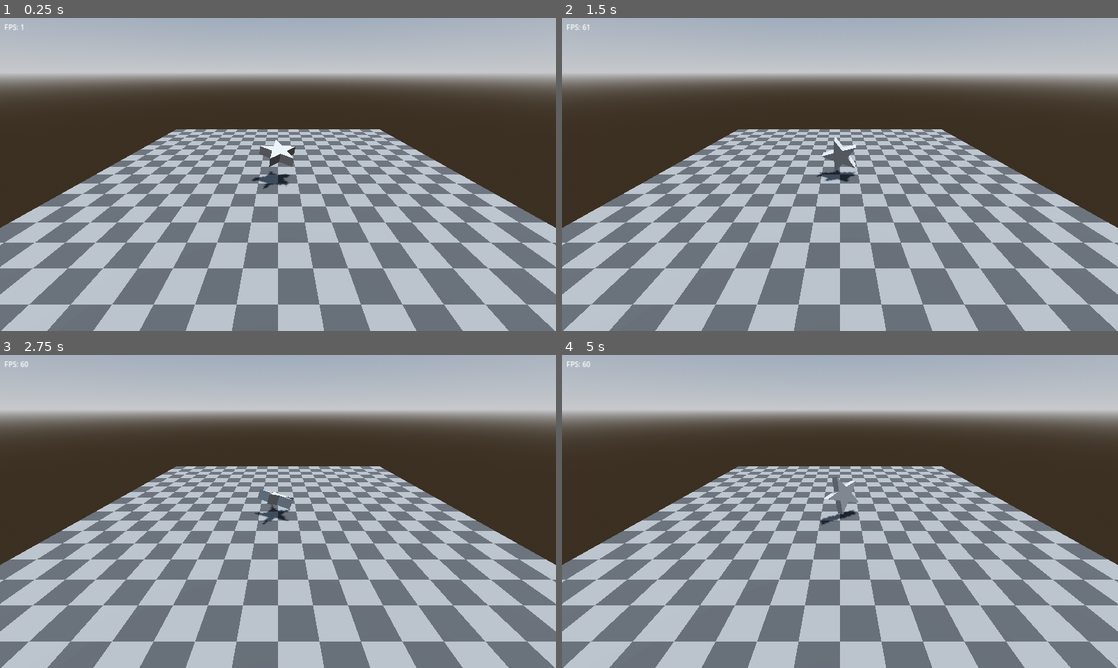
Above: before the commit, frames 1-4 (two rows, left to right).
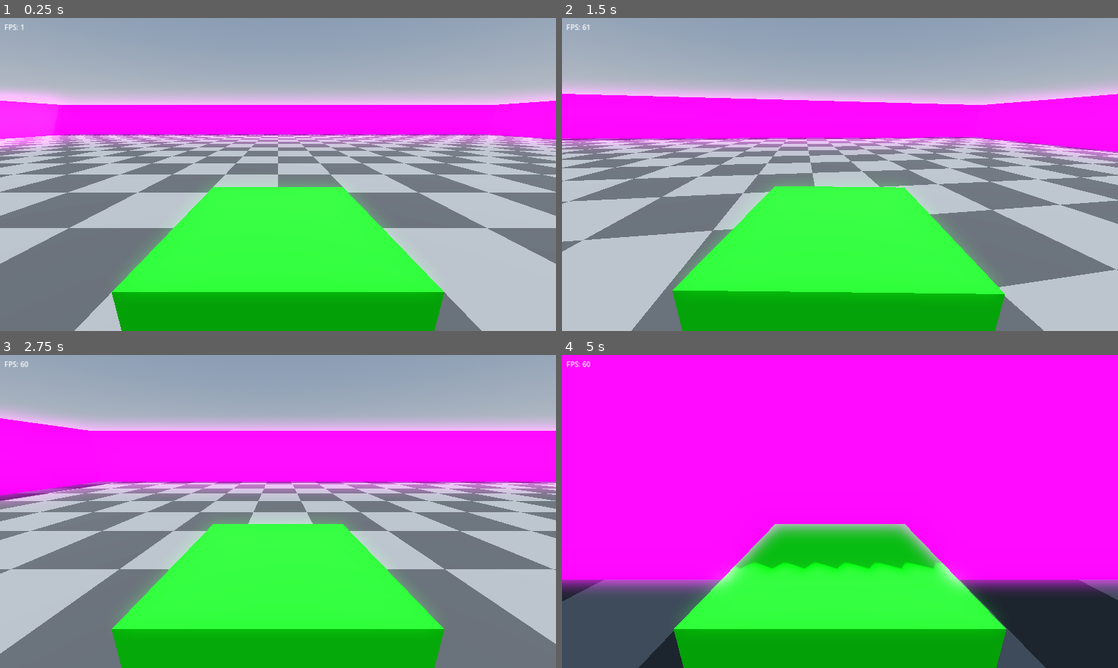
Above: after the commit, the same moments.

Repository: gundalow/snake
Game: Godot game, scene res://scenes/main/main.tscn
Two runs of this game, one before a commit and one after it. Both use one fixed random seed, a clock stepped at 60 frames per second and the inputs below.
Inputs:
- Up to frame 1 (0.25 s): no input
- Up to frame 2 (1.5 s): hold D (turn_right, bound only after the commit) 0.53-1.28 s; tap C (toggle_camera, bound only after the commit) at 0.6, 1.35 s; hold A (turn_left, bound only after the commit) from 1.28 s (still down)
- Up to frame 3 (2.75 s): release A (turn_left, bound only after the commit) at 2.03 s; hold D (turn_right, bound only after the commit) from 2.03 s (still down); tap C (toggle_camera, bound only after the commit) at 2.1 s
- Up to frame 4 (5 s): tap C (toggle_camera, bound only after the commit) at 2.85, 3.6, 4.35 s; release D (turn_right, bound only after the commit) at 3.53 s; hold A (turn_left, bound only after the commit) from 3.53 s (still down); tap R (restart, bound only after the commit) at 4.15 s

The runs differ from the first frame. In frame 1, 79% of the frame differs, in the area x 0-100%, y 2-100%; in frame 2, 79%; in frame 3, 80%; in frame 4, 100%, in the area x 0-100%, y 0-100%.
Error after the commit: Invalid call. Nonexistent function 'is_action_just_pressed' in base 'InputEventKey'. (res://scripts/core/CameraManager.gd:7)

Commit message:
feat: complete Milestone 1 - foundation, inputs, and dual-camera system
- Set up Input Map (turn_left, turn_right, toggle_camera, restart, quit).
- Create SnakeHead scene with RiderCam and basic 90-degree snap turning.
- Implement CameraManager for toggling between Rider and Overhead cameras.
- Expand environment to 30x30 with glowing boundary walls.
- Update validate.py with new project structure and input checks.

Diff:
--- a/project.godot
+++ b/project.godot
@@ -14,6 +14,36 @@
 run/main_scene="res://scenes/main/main.tscn"
 config/features=PackedStringArray("4.3", "Forward Plus")
 
+[input]
+
+turn_left={
+"deadzone": 0.5,
+"events": [Object(InputEventKey,"resource_local_to_scene":false,"resource_name":"","device":-1,"window_id":0,"alt_pressed":false,"shift_pressed":false,"ctrl_pressed":false,"meta_pressed":false,"pressed":false,"keycode":0,"physical_keycode":65,"key_label":0,"unicode":97,"location":0,"echo":false,"script":null)
+, Object(InputEventKey,"resource_local_to_scene":false,"resource_name":"","device":-1,"window_id":0,"alt_pressed":false,"shift_pressed":false,"ctrl_pressed":false,"meta_pressed":false,"pressed":false,"keycode":0,"physical_keycode":4194319,"key_label":0,"unicode":0,"location":0,"echo":false,"script":null)
+]
+}
+turn_right={
+"deadzone": 0.5,
+"events": [Object(InputEventKey,"resource_local_to_scene":false,"resource_name":"","device":-1,"window_id":0,"alt_pressed":false,"shift_pressed":false,"ctrl_pressed":false,"meta_pressed":false,"pressed":false,"keycode":0,"physical_keycode":68,"key_label":0,"unicode":100,"location":0,"echo":false,"script":null)
+, Object(InputEventKey,"resource_local_to_scene":false,"resource_name":"","device":-1,"window_id":0,"alt_pressed":false,"shift_pressed":false,"ctrl_pressed":false,"meta_pressed":false,"pressed":false,"keycode":0,"physical_keycode":4194321,"key_label":0,"unicode":0,"location":0,"echo":false,"script":null)
+]
+}
+toggle_camera={
+"deadzone": 0.5,
+"events": [Object(InputEventKey,"resource_local_to_scene":false,"resource_name":"","device":-1,"window_id":0,"alt_pressed":false,"shift_pressed":false,"ctrl_pressed":false,"meta_pressed":false,"pressed":false,"keycode":0,"physical_keycode":67,"key_label":0,"unicode":99,"location":0,"echo":false,"script":null)
+]
+}
+restart={
+"deadzone": 0.5,
+"events": [Object(InputEventKey,"resource_local_to_scene":false,"resource_name":"","device":-1,"window_id":0,"alt_pressed":false,"shift_pressed":false,"ctrl_pressed":false,"meta_pressed":false,"pressed":false,"keycode":0,"physical_keycode":82,"key_label":0,"unicode":114,"location":0,"echo":false,"script":null)
+]
+}
+quit={
+"deadzone": 0.5,
+"events": [Object(InputEventKey,"resource_local_to_scene":false,"resource_name":"","device":-1,"window_id":0,"alt_pressed":false,"shift_pressed":false,"ctrl_pressed":false,"meta_pressed":false,"pressed":false,"keycode":0,"physical_keycode":4194305,"key_label":0,"unicode":0,"location":0,"echo":false,"script":null)
+]
+}
+
 [display]
 
 window/size/viewport_width=1280
--- /dev/null
+++ b/scenes/main/SnakeHead.tscn
@@ -0,0 +1,28 @@
+[gd_scene load_steps=5 format=3 uid="uid://d3k8v8l8j8x7y"]
+
+[ext_resource type="Script" path="res://scripts/core/SnakeHead.gd" id="1_snake_head"]
+
+[sub_resource type="BoxMesh" id="BoxMesh_head"]
+size = Vector3(1, 1, 1)
+
+[sub_resource type="StandardMaterial3D" id="StandardMaterial3D_head"]
+albedo_color = Color(0, 1, 0, 1)
+
+[sub_resource type="BoxShape3D" id="BoxShape_head"]
+size = Vector3(0.9, 0.9, 0.9)
+
+[node name="SnakeHead" type="Node3D"]
+script = ExtResource("1_snake_head")
+
+[node name="MeshInstance3D" type="MeshInstance3D" parent="."]
+mesh = SubResource("BoxMesh_head")
+surface_material_override/0 = SubResource("StandardMaterial3D_head")
+
+[node name="RiderCam" type="Camera3D" parent="."]
+transform = Transform3D(1, 0, 0, 0, 0.965926, 0.258819, 0, -0.258819, 0.965926, 0, 1, 1)
+current = true
+
+[node name="HeadArea" type="Area3D" parent="."]
+
+[node name="CollisionShape3D" type="CollisionShape3D" parent="HeadArea"]
+shape = SubResource("BoxShape_head")
--- a/scenes/main/main.tscn
+++ b/scenes/main/main.tscn
@@ -1,7 +1,8 @@
-[gd_scene load_steps=10 format=3 uid="uid://c7k8v8l8j8x7y"]
+[gd_scene load_steps=12 format=3 uid="uid://c7k8v8l8j8x7y"]
 
-[ext_resource type="Script" path="res://scripts/core/Spinner.gd" id="1_spinner"]
+[ext_resource type="PackedScene" uid="uid://d3k8v8l8j8x7y" path="res://scenes/main/SnakeHead.tscn" id="1_snake_head"]
 [ext_resource type="PackedScene" uid="uid://b8y8x8l8j8x7y" path="res://scenes/ui/hud.tscn" id="2_hud"]
+[ext_resource type="Script" path="res://scripts/core/CameraManager.gd" id="3_camera_manager"]
 
 [sub_resource type="ProceduralSkyMaterial" id="ProceduralSkyMaterial_1"]
 sky_top_color = Color(0.385, 0.454, 0.55, 1)
@@ -22,7 +23,7 @@
 code = "shader_type spatial;
 
 void fragment() {
-    vec2 pos = floor(UV * 20.0);
+    vec2 pos = floor(UV * 30.0);
     float checker = mod(pos.x + pos.y, 2.0);
     ALBEDO = mix(vec3(0.2), vec3(0.4), checker);
 }"
@@ -33,7 +34,17 @@
 
 [sub_resource type="PlaneMesh" id="PlaneMesh_1"]
 material = SubResource("ShaderMaterial_checkered")
-size = Vector2(20, 20)
+size = Vector2(30, 30)
+
+[sub_resource type="StandardMaterial3D" id="StandardMaterial3D_wall"]
+albedo_color = Color(1, 0, 1, 1)
+emission_enabled = true
+emission = Color(1, 0, 1, 1)
+emission_energy_multiplier = 2.0
+
+[sub_resource type="BoxMesh" id="BoxMesh_wall"]
+material = SubResource("StandardMaterial3D_wall")
+size = Vector3(1, 2, 30)
 
 [node name="Main" type="Node3D"]
 
@@ -44,18 +55,47 @@
 transform = Transform3D(-0.866025, -0.433013, 0.25, 0, 0.5, 0.866025, -0.5, 0.75, -0.433013, 0, 0, 0)
 shadow_enabled = true
 
-[node name="Camera3D" type="Camera3D" parent="."]
-transform = Transform3D(1, 0, 0, 0, 0.894427, 0.447214, 0, -0.447214, 0.894427, 0, 5, 10)
-
 [node name="Floor" type="StaticBody3D" parent="."]
 
 [node name="MeshInstance3D" type="MeshInstance3D" parent="Floor"]
 mesh = SubResource("PlaneMesh_1")
 
-[node name="Spinner" type="CSGPolygon3D" parent="."]
-transform = Transform3D(1, 0, 0, 0, -4.37114e-08, -1, 0, 1, -4.37114e-08, 0, 1, 0)
-polygon = PackedVector2Array(1, 0, 0.3236, 0.2351, 0.309, 0.9511, -0.1236, 0.3804, -0.809, 0.5878, -0.4, 0, -0.809, -0.5878, -0.1236, -0.3804, 0.309, -0.9511, 0.3236, -0.2351)
-depth = 0.5
-script = ExtResource("1_spinner")
+[node name="SnakeHead" parent="." instance=ExtResource("1_snake_head")]
+
+[node name="OverheadCam" type="Camera3D" parent="."]
+transform = Transform3D(1, 0, 0, 0, -4.37114e-08, 1, 0, -1, -4.37114e-08, 0, 30, 0)
+
+[node name="CameraManager" type="Node" parent="." node_paths=PackedStringArray("rider_cam", "overhead_cam")]
+script = ExtResource("3_camera_manager")
+rider_cam = NodePath("../SnakeHead/RiderCam")
+overhead_cam = NodePath("../OverheadCam")
 
 [node name="HUD" parent="." instance=ExtResource("2_hud")]
+
+[node name="Walls" type="Node3D" parent="."]
+
+[node name="Wall_North" type="StaticBody3D" parent="Walls"]
+transform = Transform3D(1, 0, 0, 0, 1, 0, 0, 0, 1, 0, 1, -15.5)
+
+[node name="MeshInstance3D" type="MeshInstance3D" parent="Walls/Wall_North"]
+transform = Transform3D(-4.37114e-08, 0, -1, 0, 1, 0, 1, 0, -4.37114e-08, 0, 0, 0)
+mesh = SubResource("BoxMesh_wall")
+
+[node name="Wall_South" type="StaticBody3D" parent="Walls"]
+transform = Transform3D(1, 0, 0, 0, 1, 0, 0, 0, 1, 0, 1, 15.5)
+
+[node name="MeshInstance3D" type="MeshInstance3D" parent="Walls/Wall_South"]
+transform = Transform3D(-4.37114e-08, 0, -1, 0, 1, 0, 1, 0, -4.37114e-08, 0, 0, 0)
+mesh = SubResource("BoxMesh_wall")
+
+[node name="Wall_West" type="StaticBody3D" parent="Walls"]
+transform = Transform3D(1, 0, 0, 0, 1, 0, 0, 0, 1, -15.5, 1, 0)
+
+[node name="MeshInstance3D" type="MeshInstance3D" parent="Walls/Wall_West"]
+mesh = SubResource("BoxMesh_wall")
+
+[node name="Wall_East" type="StaticBody3D" parent="Walls"]
+transform = Transform3D(1, 0, 0, 0, 1, 0, 0, 0, 1, 15.5, 1, 0)
+
+[node name="MeshInstance3D" type="MeshInstance3D" parent="Walls/Wall_East"]
+mesh = SubResource("BoxMesh_wall")
--- /dev/null
+++ b/scripts/core/CameraManager.gd
@@ -0,0 +1,18 @@
+extends Node
+
+@export var rider_cam: Camera3D
+@export var overhead_cam: Camera3D
+
+func _input(event: InputEvent) -> void:
+	if event.is_action_just_pressed("toggle_camera"):
+		toggle_camera()
+	elif event.is_action_just_pressed("restart"):
+		get_tree().reload_current_scene()
+	elif event.is_action_just_pressed("quit"):
+		get_tree().quit()
+
+func toggle_camera() -> void:
+	if rider_cam.current:
+		overhead_cam.make_current()
+	else:
+		rider_cam.make_current()
--- /dev/null
+++ b/scripts/core/SnakeHead.gd
@@ -0,0 +1,43 @@
+extends Node3D
+
+@export var move_speed: float = 5.0
+@export var turn_interpolation_speed: float = 10.0 # 0.1s target
+
+var current_direction: Vector3 = Vector3.FORWARD
+var next_direction: Vector3 = Vector3.FORWARD
+var target_rotation_y: float = 0.0
+var camera_tilt: float = 0.0
+
+@onready var rider_cam: Camera3D = $RiderCam
+
+func _ready() -> void:
+	# Initialize rotation based on start direction (North = -Z)
+	target_rotation_y = rotation.y
+
+func _process(delta: float) -> void:
+	handle_input()
+	move_forward(delta)
+	update_rotation(delta)
+
+func handle_input() -> void:
+	if Input.is_action_just_pressed("turn_left"):
+		queue_turn(1.0) # 90 degrees left
+	elif Input.is_action_just_pressed("turn_right"):
+		queue_turn(-1.0) # 90 degrees right
+
+func queue_turn(direction_sign: float) -> void:
+	target_rotation_y += direction_sign * PI / 2.0
+	camera_tilt = direction_sign * 0.1 # Slight tilt in radians
+
+func move_forward(delta: float) -> void:
+	# We move in the direction the head is facing
+	var forward = -transform.basis.z
+	global_position += forward * move_speed * delta
+
+func update_rotation(delta: float) -> void:
+	# Smoothly interpolate rotation.y to target_rotation_y
+	rotation.y = lerp_angle(rotation.y, target_rotation_y, turn_interpolation_speed * delta)
+
+	# Smoothly return camera tilt to 0
+	camera_tilt = lerp(camera_tilt, 0.0, turn_interpolation_speed * delta)
+	rider_cam.rotation.z = camera_tilt
--- a/scripts/core/Spinner.gd
+++ /dev/null
@@ -1,7 +0,0 @@
-extends CSGPolygon3D
-
-@export var rotation_speed: float = 2.0
-
-func _process(delta: float) -> void:
-	rotation.y += delta * rotation_speed
-	rotation.x += delta * (rotation_speed * 0.5)
Not shown, added: scripts/core/CameraManager.gd.uid
Not shown, added: scripts/core/SnakeHead.gd.uid
Not shown, removed: scripts/core/Spinner.gd.uid
Not shown, changed: PROJECT_PLAN.md
Not shown, changed: validate.py
